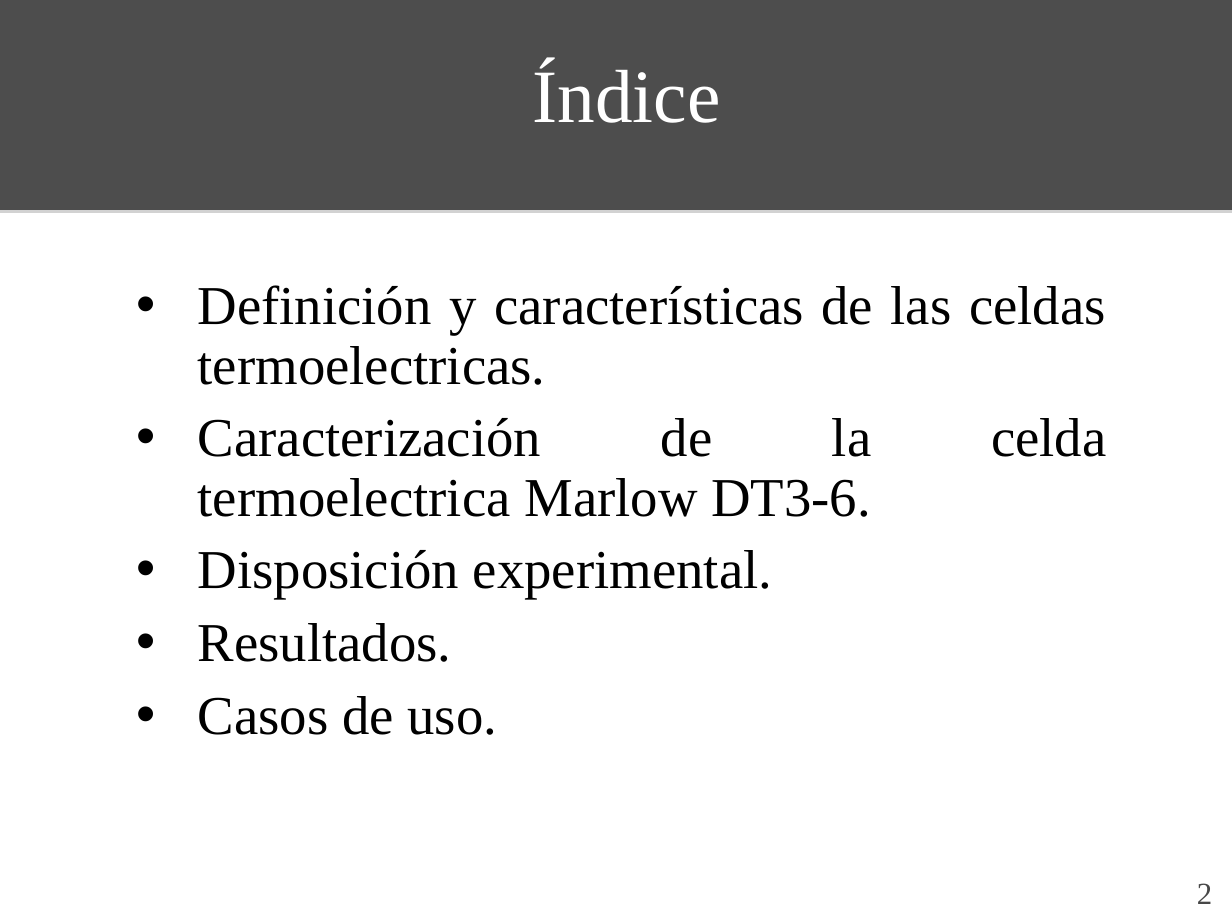
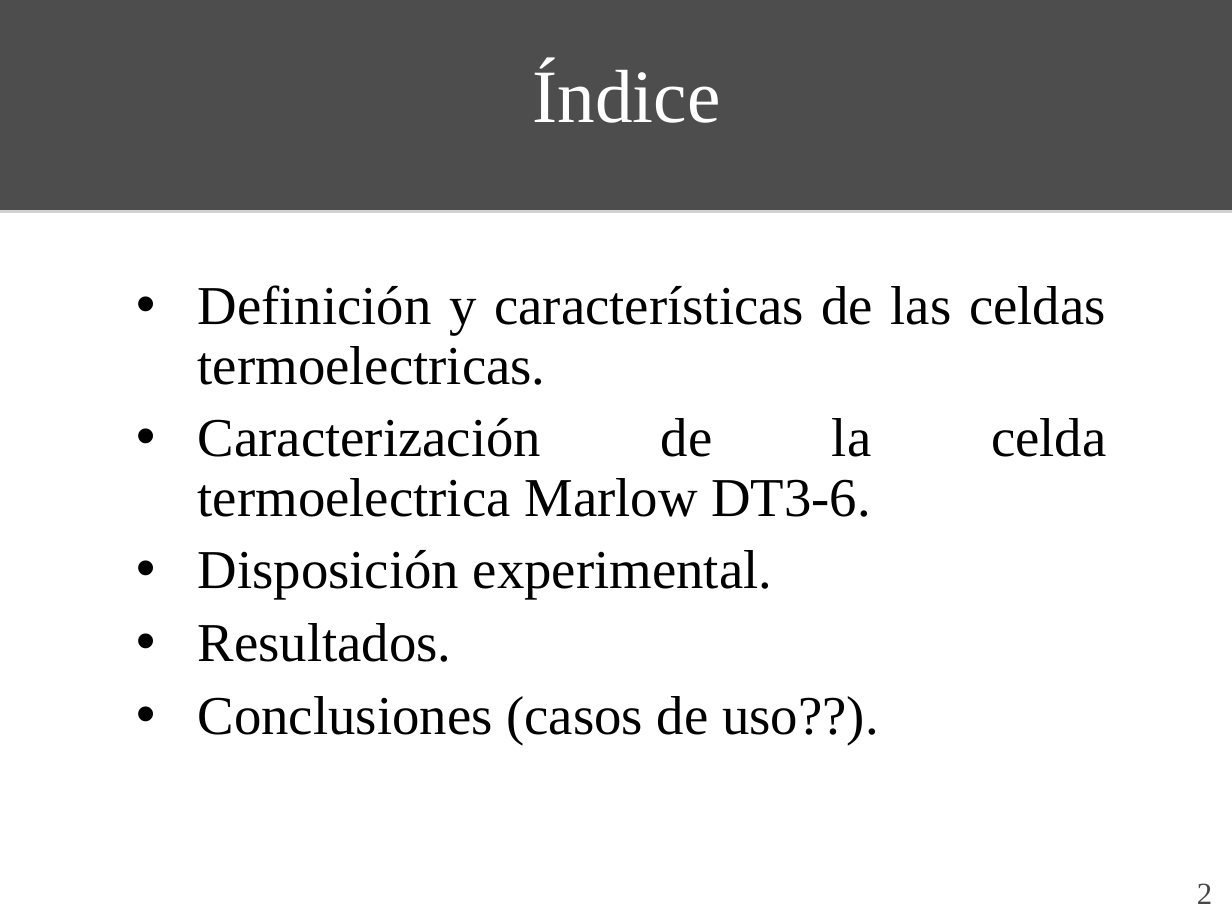
Before and after one commit to ignaciop/laboratorio4, a slide deck: slide 2 of practica_especial/presentacion_pe.ppt. Drawn at 1232x924 pixels with LibreOffice and Linux fonts; fonts in the diff are those of the drawing. Boxes give left, top, right and bottom in pixels: in the first picture for what was removed or moved away, otherwise in the second. Text is boxed around its words. In the diff, an @@ line names an element or a change of style, - is before the commit and + after.

```diff
--- a/practica_especial/presentacion_pe.ppt
+++ b/practica_especial/presentacion_pe.ppt
@@ subtitle at (198,696,879,745): text changed @@
-• Casos de uso.
+• Conclusiones (casos de uso??).
```
Also in this commit, not shown: 1 slide added, 1 slide removed, 6 other files.
